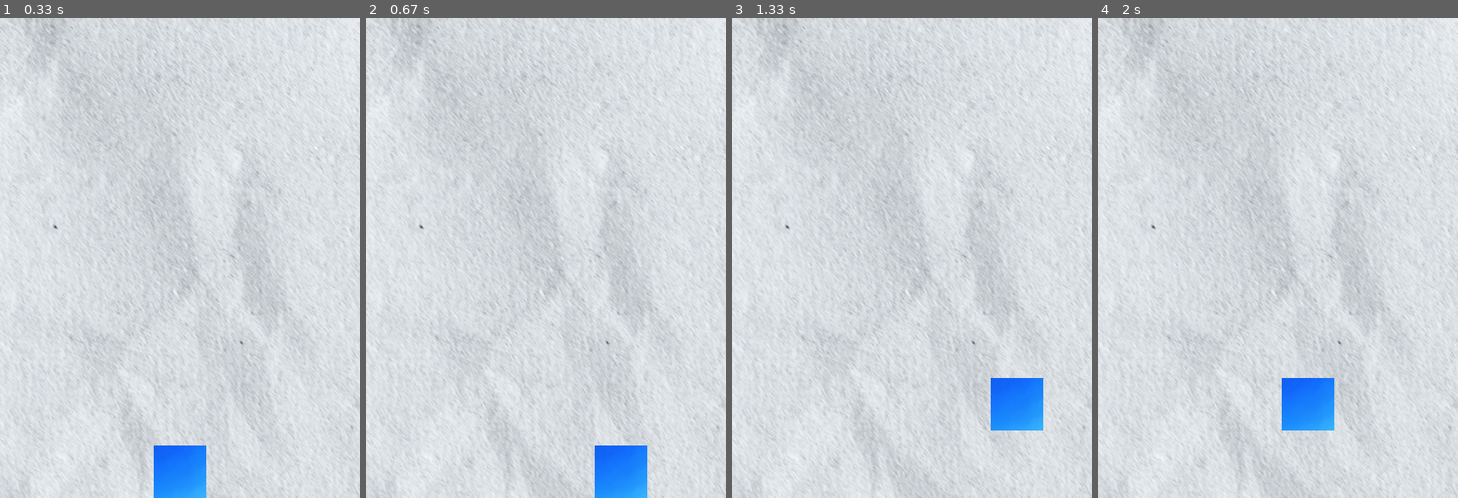
Above: before the commit, frames 1-4 (left to right).
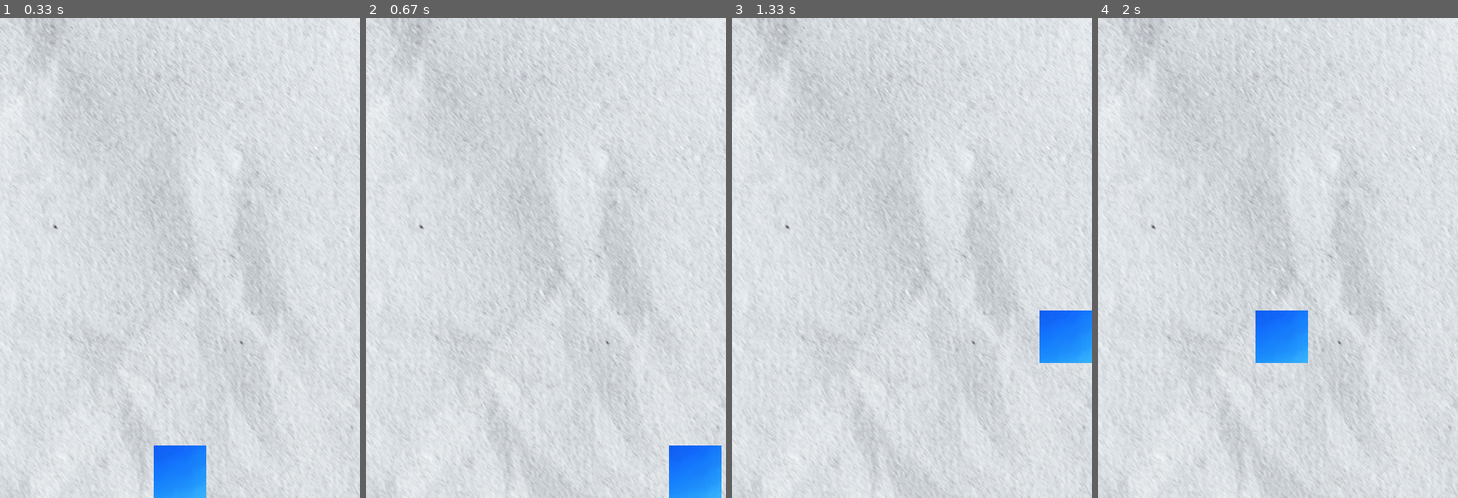
Above: after the commit, the same moments.

Repository: Kimmingki/python_game
Game: pygame game, started from game.py
Same seed, same stepped clock (60 frames per second), same inputs: the game is played once before the commit and once after it.
Inputs:
- Up to frame 1 (0.33 s): no input
- Up to frame 2 (0.67 s): hold Right from 0.33 s (still down)
- Up to frame 3 (1.33 s): release Right at 0.8 s; hold Up 0.83-1.13 s
- Up to frame 4 (2 s): hold Left from 1.67 s (still down)

Frame 1 is identical in both runs. In frame 2, 3.2% of the frame differs, in the area x 63-99%, y 89-100%; in frame 3, 3.2%; in frame 4, 3.2%.

Commit message:
frame per second

Diff:
--- a/game.py
+++ b/game.py
@@ -9,6 +9,9 @@
 
 # 화면 타이틀
 pygame.display.set_caption("Nado Game")
+
+# FPS
+clock = pygame.time.Clock()
 
 # 배경 이미지 불러오기
 background = pygame.image.load("/Users/kimminki/Documents/python_game/background.png")
@@ -26,30 +29,36 @@
 to_x = 0
 to_y = 0
 
+# 이동 속도
+character_speed = 0.6
+
 # 이벤트 루프
 running = True
 
 while(running):
+    dt = clock.tick(120) # FPS
+    # print("fps : " + str(clock.get_fps()))
+
     for event in pygame.event.get():
         if event.type == pygame.QUIT: # close button
             running = False
         if event.type == pygame.KEYDOWN:
             if event.key == pygame.K_LEFT:
-                to_x -= 5
+                to_x -= character_speed
             elif event.key == pygame.K_RIGHT:
-                to_x += 5
+                to_x += character_speed
             elif event.key == pygame.K_UP:
-                to_y -= 5
+                to_y -= character_speed
             elif event.key == pygame.K_DOWN:
-                to_y += 5
+                to_y += character_speed
         if event.type == pygame.KEYUP:
             if event.key == pygame.K_LEFT or event.key == pygame.K_RIGHT:
                 to_x = 0
             elif event.key == pygame.K_UP or event.key == pygame.K_DOWN:
                 to_y = 0
 
-    character_x_pos += to_x
-    character_y_pos += to_y
+    character_x_pos += to_x * dt
+    character_y_pos += to_y * dt
 
     if character_x_pos < 0:
         character_x_pos = 0
